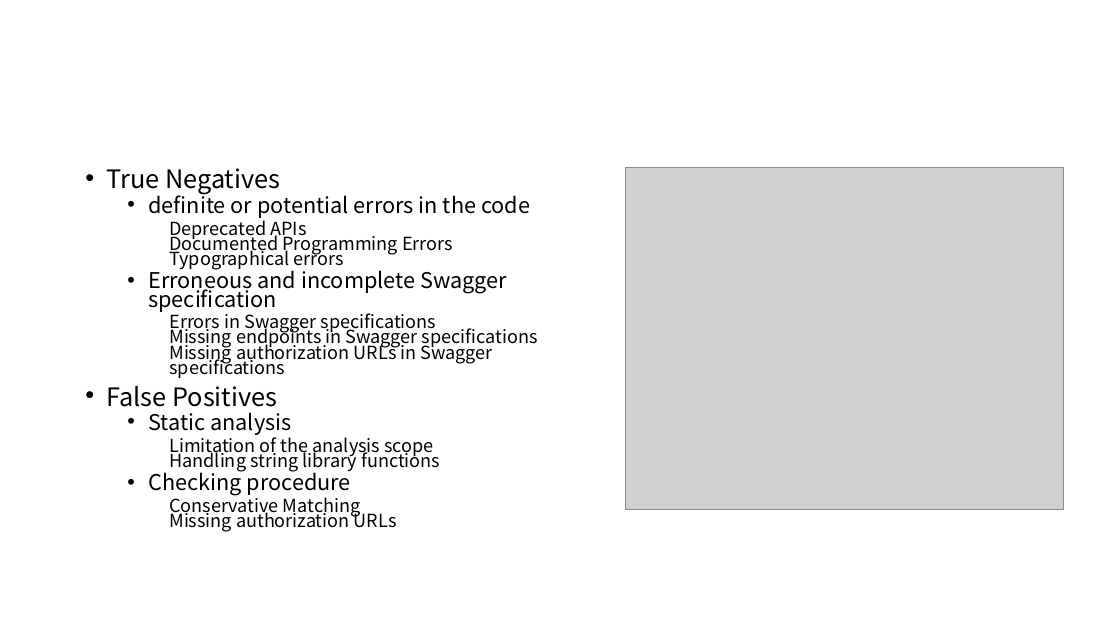
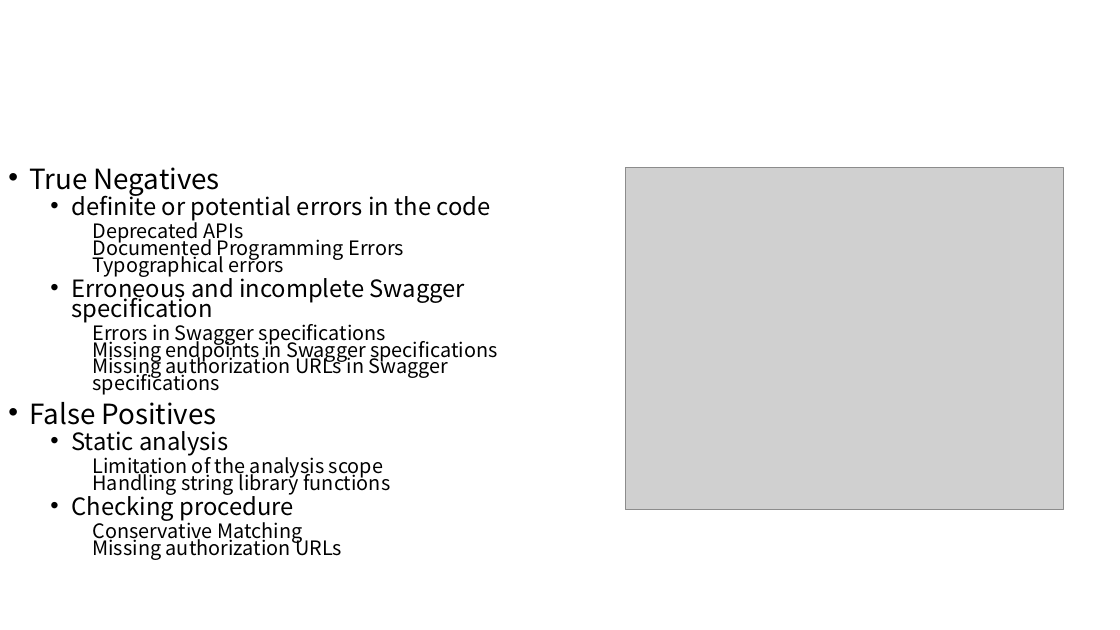
Before and after one commit to suliuzh/papers, a slide deck: slide 11 of 大组会en.pptx. Drawn at 1120x630 pixels with LibreOffice and Linux fonts; fonts in the diff are those of the drawing; grey boxes stand for pictures. Boxes give left, top, right and bottom in pixels: in the first picture for what was removed or moved away, otherwise in the second. Text is boxed around its words. In the diff, an @@ line names an element or a change of style, - is before the commit and + after.

```diff
--- a/大组会en.pptx
+++ b/大组会en.pptx
@@ text "True Negatives": place and size @@
-text "True Negatives" at bbox=[106, 168, 538, 532]
+text "True Negatives" at bbox=[29, 167, 497, 560]
@@ text "True Negatives" at bbox=[29, 167, 497, 560]: size 21.7 to 23.8 pt in "True Negatives", "False Positives"; size 18.6 to 20.4 pt in "definite or potential errors in the code", "Erroneous and incomplete Swagger specification", "Static analysis", "Checking procedure"; size 15.5 to 17 pt in "Deprecated APIs Documented Programming Errors Typographical  ...", "Errors in Swagger specifications Missing endpoints in ...", "Limitation of the analysis scope Handling string ...", "Conservative Matching Missing authorization URLs" @@
```
Also in this commit, not shown: 11 other slides changed, 1 slide added, 1 slide removed, 2 other files.
